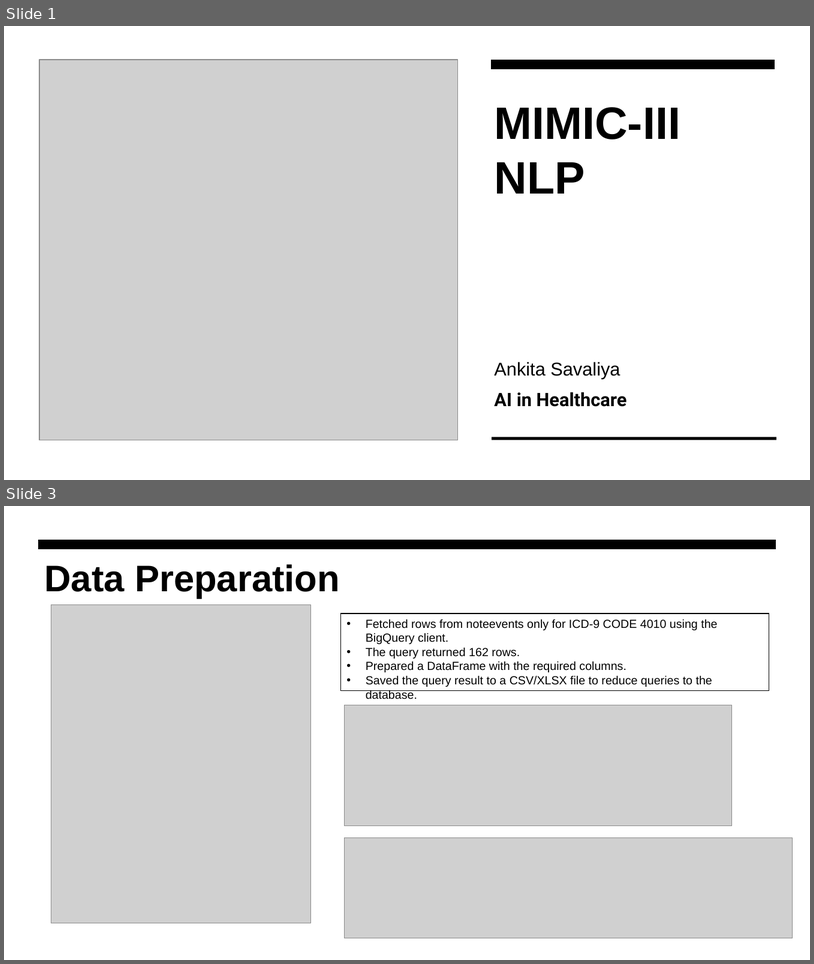
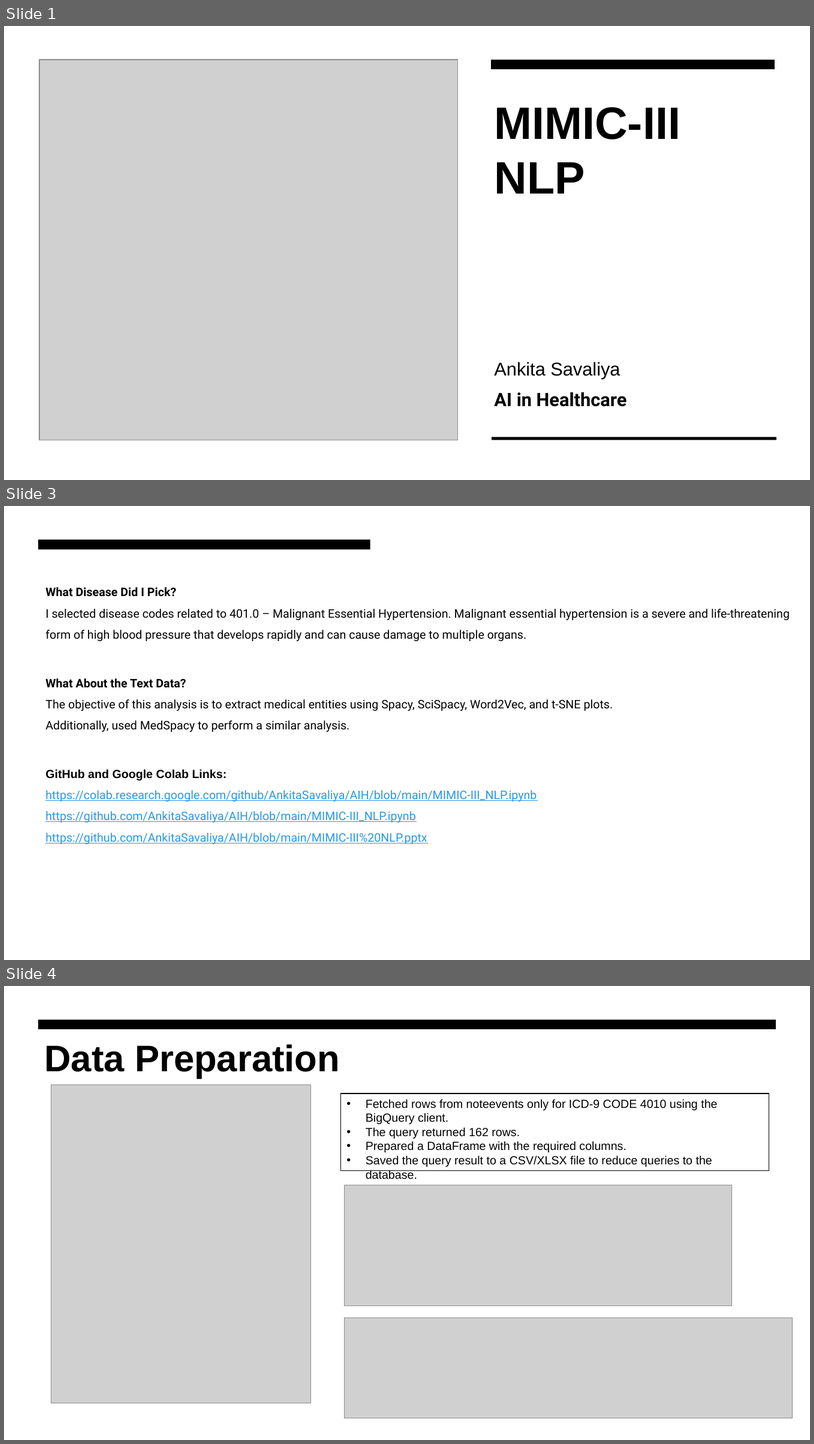
Before and after one commit to AnkitaSavaliya/AIH, a slide deck: MIMIC-III NLP.pptx. Shown one above the other, each under a label of ours: slides 1 and 3 before the commit, slides 1, 3 and 4 after it; the slides between them are not shown. The pictures are 814x964 and 814x1444 pixels, drawn with LibreOffice and Linux fonts; fonts in the diff are those of the drawing; grey boxes stand for pictures. Boxes give left, top, right and bottom in pixels: in the first picture for what was removed or moved away, otherwise in the second. Text is boxed around its words. In the diff, an @@ line names an element or a change of style, - is before the commit and + after.

```diff
--- a/MIMIC-III NLP.pptx
+++ b/MIMIC-III NLP.pptx
@@ slide 3 added at [4,506,810,960], background #FFFFFF @@
@@ rectangle added at [38,540,371,550], fill #000000 @@
@@ text added at [45,587,790,844], 14 pt, text #000000 @@
+What Disease Did I Pick?
+I selected disease codes related to 401.0 – Malignant Essential Hypertension. Malignant essential hypertension is a severe and life-threatening form of high blood pressure that develops rapidly and can cause damage to multiple organs.
+What About the Text Data?
+The objective of this analysis is to extract medical entities using Spacy, SciSpacy, Word2Vec, and t-SNE plots.
+Additionally, used MedSpacy to perform a similar analysis.
+GitHub and Google Colab Links:
+https://colab.research.google.com/github/AnkitaSavaliya/AIH/blob/main/MIMIC-III_NLP.ipynb
+https://github.com/AnkitaSavaliya/AIH/blob/main/MIMIC-III_NLP.ipynb
+https://github.com/AnkitaSavaliya/AIH/blob/main/MIMIC-III%20NLP.pptx
@@ what was slide 3 is now slide 4 @@
```
Also in this commit, not shown: 7 slides changed, 1 other file.
